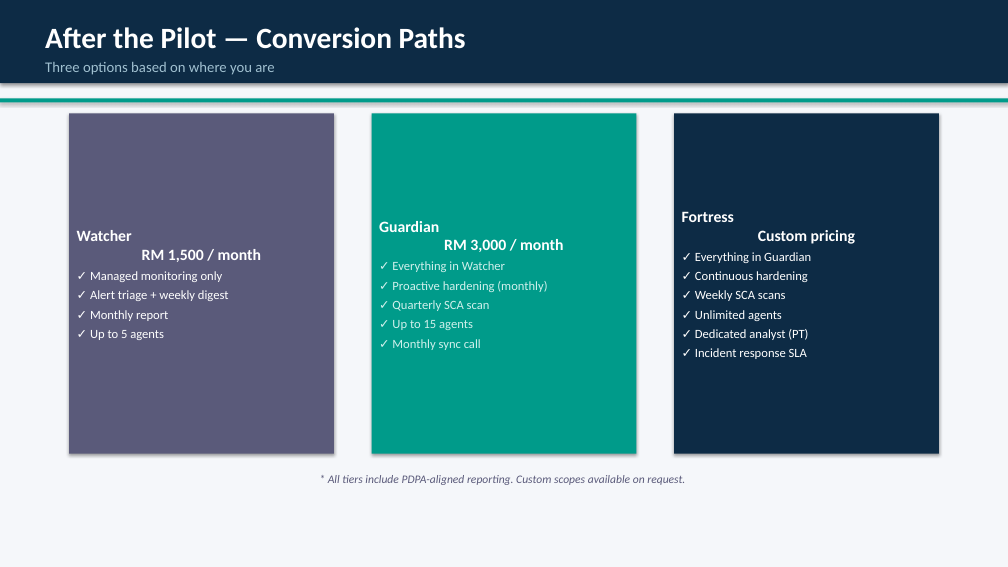
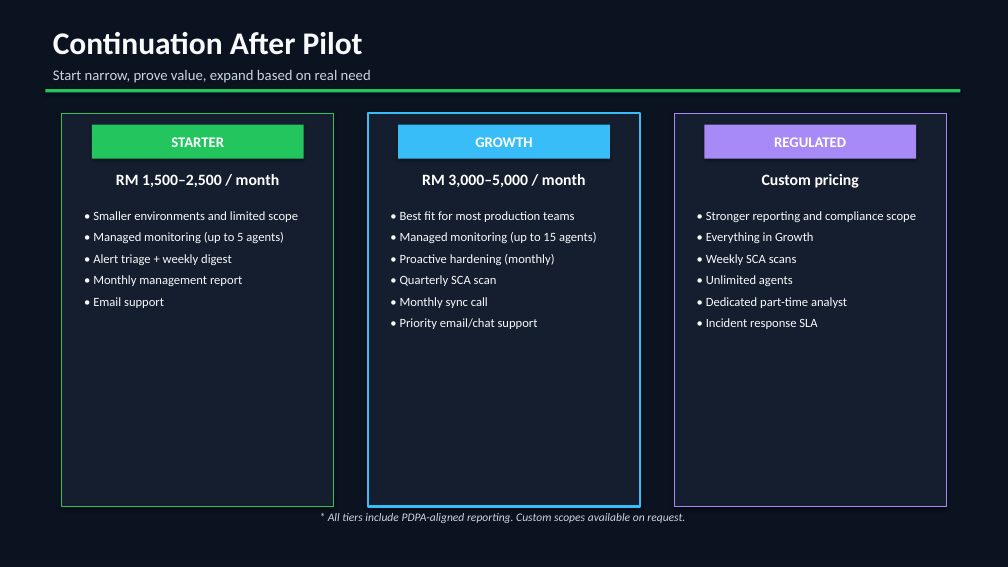
Before and after one commit to joseph118789-max/sentinel-ops, a slide deck: slide 8 of sales/Sentinel_Ops_Sales_Deck.pptx. Drawn at 1008x567 pixels with LibreOffice and Linux fonts; fonts in the diff are those of the drawing. Boxes give left, top, right and bottom in pixels: in the first picture for what was removed or moved away, otherwise in the second. Text is boxed around its words. In the diff, an @@ line names an element or a change of style, - is before the commit and + after.

Commit message:
feat: professional dark-theme 9-slide sales deck v2

```diff
--- a/sales/Sentinel_Ops_Sales_Deck.pptx
+++ b/sales/Sentinel_Ops_Sales_Deck.pptx
@@ background #F5F7FA to #0B1220 @@
@@ rectangle removed at [0, 0, 1008, 83] @@
@@ text at [53, 32, 363, 55]: text changed; size 28 to 30 pt; text colour #FFFFFF to #F8FAFC @@
-After the Pilot — Conversion Paths
+Continuation After Pilot
@@ rectangle: place and size @@
-rectangle at [0, 98, 1008, 103]
+rectangle at [45, 89, 960, 92]
@@ rectangle at [45, 89, 960, 92]: fill #009B8A to #22C55E @@
@@ text at [53, 69, 371, 83]: text changed; text colour #A0C0D0 to #CBD5E1 @@
-Three options based on where you are
+Start narrow, prove value, expand based on real need
@@ rectangle added at [61, 113, 333, 507], fill #141E2E, outline #22C55E 1 pt @@
@@ rectangle removed at [70, 113, 334, 454] @@
-Watcher
-RM 1,500 / month
-✓ Managed monitoring only
-✓ Alert triage + weekly digest
-✓ Monthly report
-✓ Up to 5 agents
@@ rectangle added at [368, 113, 640, 507], fill #141E2E, outline #38BDF8 2 pt @@
@@ rectangle removed at [372, 113, 637, 454] @@
-Guardian
-RM 3,000 / month
-✓ Everything in Watcher
-✓ Proactive hardening (monthly)
-✓ Quarterly SCA scan
-✓ Up to 15 agents
-✓ Monthly sync call
@@ rectangle added at [674, 113, 946, 507], fill #141E2E, outline #A78AF5 1 pt @@
@@ rectangle added at [92, 125, 304, 159], fill #22C55E, 14 pt, text #FFFFFF, bold @@
+STARTER
@@ rectangle added at [398, 125, 609, 159], fill #38BDF8, 14 pt, text #FFFFFF, bold @@
+GROWTH
@@ rectangle added at [704, 125, 916, 159], fill #A78AF5, 14 pt, text #FFFFFF, bold @@
+REGULATED
@@ text added at [116, 174, 279, 187], 15 pt, text #FFFFFF, bold @@
+RM 1,500–2,500 / month
@@ text added at [422, 174, 585, 187], 15 pt, text #FFFFFF, bold @@
+RM 3,000–5,000 / month
@@ text added at [762, 174, 859, 188], 15 pt, text #FFFFFF, bold @@
+Custom pricing
@@ text "• Stronger reporting and compliance ...": place and size @@
-text "• Stronger reporting and compliance ..." at [674, 113, 938, 454]
+text "• Stronger reporting and compliance ..." at [706, 211, 916, 329]
@@ text "• Stronger reporting and compliance ..." at [706, 211, 916, 329]: vertical alignment middle to top; fill #0D2B45 to none; shadow off @@
@@ text added at [93, 211, 298, 308], 12 pt, text #F8FAFC @@
+• Smaller environments and limited scope
+• Managed monitoring (up to 5 agents)
+• Alert triage + weekly digest
+• Monthly management report
+• Email support
@@ text added at [400, 211, 597, 329], 12 pt, text #F8FAFC @@
+• Best fit for most production teams
+• Managed monitoring (up to 15 agents)
+• Proactive hardening (monthly)
+• Quarterly SCA scan
+• Monthly sync call
+• Priority email/chat support
@@ text at [706, 211, 916, 329]: text changed; text colour #FFFFFF to #F8FAFC @@
-Fortress
-Custom pricing
-✓ Everything in Guardian
-✓ Continuous hardening
-✓ Weekly SCA scans
-✓ Unlimited agents
-✓ Dedicated analyst (PT)
-✓ Incident response SLA
+• Stronger reporting and compliance scope
+• Everything in Growth
+• Weekly SCA scans
+• Unlimited agents
+• Dedicated part-time analyst
+• Incident response SLA
@@ text "* All tiers include PDPA-aligned ...": place and size @@
-text "* All tiers include PDPA-aligned ..." at [328, 475, 685, 485]
+text "* All tiers include PDPA-aligned ..." at [328, 513, 685, 523]
@@ text "* All tiers include PDPA-aligned ..." at [328, 513, 685, 523]: text colour #5A5A7A to #CBD5E1 @@
```
Also in this commit, not shown: 7 other slides changed, 1 slide added, 1 slide removed.
